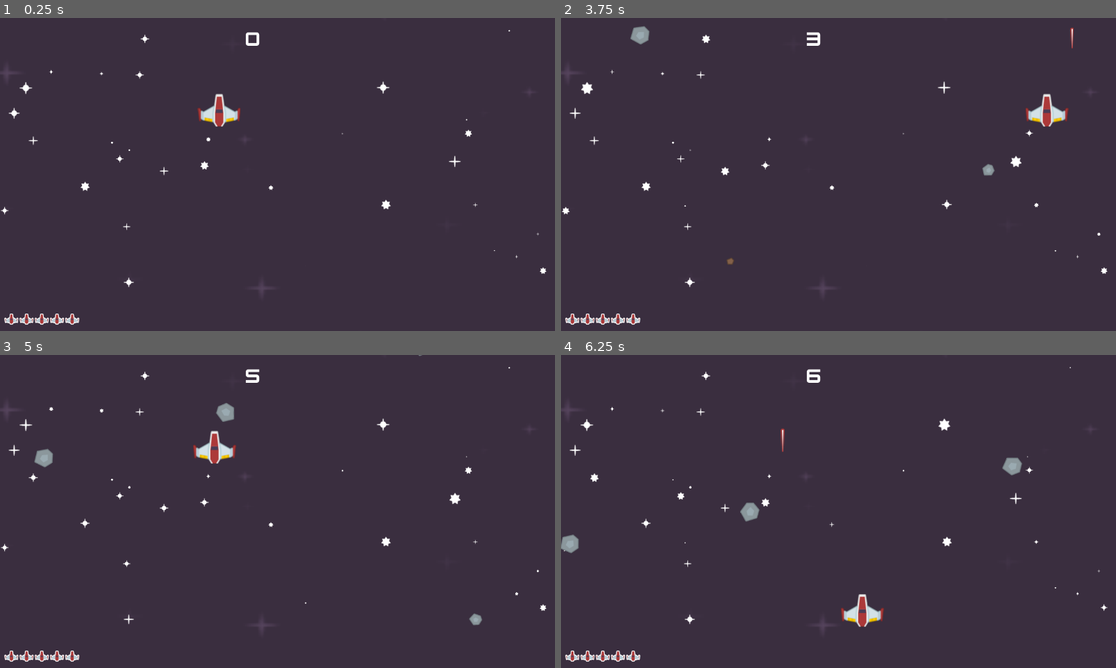
Above: before the commit, frames 1-4 (two rows, left to right).
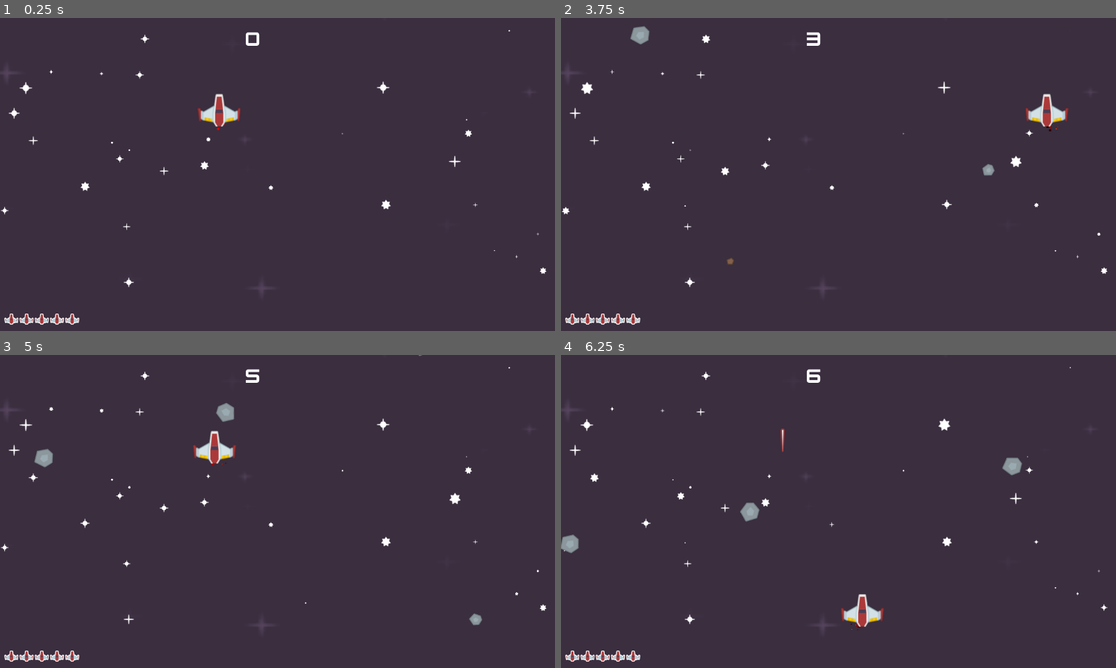
Above: after the commit, the same moments.

Repository: Yrthgze/GodotCrashCourese
Game: Godot game, scene res://Scenes/level.tscn
Two runs of this game, one before a commit and one after it. Both use one fixed random seed, a clock stepped at 60 frames per second and the inputs below.
Inputs:
- Up to frame 1 (0.25 s): no input
- Up to frame 2 (3.75 s): hold Right (right) 0.53-1.28 s; tap Space (shoot) every 0.75 s from 0.6 to 3.6 s; hold Down (down) 1.28-2.03 s; hold Right (right) 2.03-2.78 s; hold Up (up) 2.78-3.53 s; hold Left (left) from 3.53 s (still down)
- Up to frame 3 (5 s): keep holding Left (left); tap Space (shoot) at 4.35 s
- Up to frame 4 (6.25 s): release Left (left) at 5.03 s; hold Down (down) 5.03-5.78 s; tap Space (shoot) at 5.1, 5.85 s; hold Right (right) from 5.78 s (still down)

The runs differ from the first frame. In frame 1, less than 0.1% of the frame differs, in the area x 38-41%, y 33-36%; in frame 2, less than 0.1%, in the area x 87-93%, y 3-37%; in frame 3, less than 0.1%; in frame 4, less than 0.1%.

Commit message:
[GodotCrashCourse]: Music and finishing touches to the crash course

Diff:
--- a/CrashCourse#1/Scenes/game_over_ui.gd
+++ b/CrashCourse#1/Scenes/game_over_ui.gd
@@ -4,6 +4,7 @@
 
 func _ready():
 	$CenterContainer/VBoxContainer/Score.text = "Score: " + str(Global.score)
+	$AudioStreamPlayer2D.play()
 
 # Called every frame. 'delta' is the elapsed time since the previous frame.
 func restart_game():
--- a/CrashCourse#1/Scenes/game_over_ui.tscn
+++ b/CrashCourse#1/Scenes/game_over_ui.tscn
@@ -1,8 +1,9 @@
-[gd_scene load_steps=4 format=3 uid="uid://4xkptdty5ym8"]
+[gd_scene load_steps=5 format=3 uid="uid://4xkptdty5ym8"]
 
 [ext_resource type="Script" path="res://Scenes/game_over_ui.gd" id="1_pvopl"]
 [ext_resource type="FontFile" uid="uid://dh4l4fteo2ukx" path="res://kenney_space-shooter-redux/Bonus/kenvector_future.ttf" id="1_qcdod"]
 [ext_resource type="PackedScene" uid="uid://c2bdim0jap4ia" path="res://Scenes/level.tscn" id="2_lbmx8"]
+[ext_resource type="AudioStream" uid="uid://myvwnqrlnh80" path="res://kenney_space-shooter-redux/Bonus/sfx_lose.ogg" id="4_85pgg"]
 
 [node name="GameOverUI" type="CanvasLayer"]
 script = ExtResource("1_pvopl")
@@ -66,3 +67,6 @@
 theme_override_fonts/font = ExtResource("1_qcdod")
 theme_override_font_sizes/font_size = 20
 text = "Space to start again"
+
+[node name="AudioStreamPlayer2D" type="AudioStreamPlayer2D" parent="."]
+stream = ExtResource("4_85pgg")
--- a/CrashCourse#1/Scenes/level.gd
+++ b/CrashCourse#1/Scenes/level.gd
@@ -11,6 +11,7 @@
 func _ready():
 	meteor_list = $Meteors
 	laser_list = $Lasers
+	$ReadyAudio.play()
 
 func _on_meteor_timer_timeout():
 	var new_meteor = meteor_scene.instantiate()
@@ -21,6 +22,8 @@
 func _manage_health():
 	if health <= 0:
 		get_tree().change_scene_to_file("res://Scenes/game_over_ui.tscn")
+	elif  health == 1:
+		$ShieldDown.play()
 
 func _on_meteor_collision():
 	health -= 1
--- a/CrashCourse#1/Scenes/level.tscn
+++ b/CrashCourse#1/Scenes/level.tscn
@@ -9,6 +9,8 @@
 [ext_resource type="Script" path="res://Scenes/Star.gd" id="6_ee2f4"]
 [ext_resource type="Texture2D" uid="uid://7qnyryvcrq40" path="res://kenney_space-shooter-redux/PNG/Effects/star3.png" id="7_copic"]
 [ext_resource type="PackedScene" uid="uid://de1srgrpeoiv3" path="res://Scenes/ui.tscn" id="9_b8hdo"]
+[ext_resource type="AudioStream" uid="uid://c1asjesuvaj8i" path="res://kenney_space-shooter-redux/Bonus/sfx_shieldUp.ogg" id="10_hvja6"]
+[ext_resource type="AudioStream" uid="uid://qtus7wmhl1k4" path="res://kenney_space-shooter-redux/Bonus/sfx_shieldDown.ogg" id="11_ibb3k"]
 
 [sub_resource type="SpriteFrames" id="SpriteFrames_b38ce"]
 animations = [{
@@ -296,5 +298,14 @@
 
 [node name="UI" parent="." instance=ExtResource("9_b8hdo")]
 
+[node name="ReadyAudio" type="AudioStreamPlayer2D" parent="."]
+stream = ExtResource("10_hvja6")
+volume_db = 4.457
+pitch_scale = 1.37
+
+[node name="ShieldDown" type="AudioStreamPlayer2D" parent="."]
+stream = ExtResource("11_ibb3k")
+pitch_scale = 0.6
+
 [connection signal="Laser" from="Player" to="." method="_on_player_laser"]
 [connection signal="timeout" from="MeteorTimer" to="." method="_on_meteor_timer_timeout"]
--- a/CrashCourse#1/Scenes/meteor.gd
+++ b/CrashCourse#1/Scenes/meteor.gd
@@ -5,6 +5,7 @@
 var speed = rng.randi_range(10, 400)
 var rotation_speed = rng.randf_range(-0.1, 0.1)
 var direction_change = rng.randf_range(-0.5, 0.5)
+var can_collide = true
 
 signal collision
 
@@ -29,9 +30,15 @@
 	rotation += rotation_speed
 
 func _on_body_entered(_body):
-	collision.emit()
+	if can_collide:
+		collision.emit()
+		$MeteorCollideShip.play()
 
 #laser enter
 func _on_area_entered(area):
 	area.queue_free()
+	can_collide = false
+	$MeteorCollideLaser.play()
+	$Sprite2D.hide()
+	await get_tree().create_timer(1).timeout
 	queue_free()
--- a/CrashCourse#1/Scenes/meteor.tscn
+++ b/CrashCourse#1/Scenes/meteor.tscn
@@ -1,7 +1,9 @@
-[gd_scene load_steps=4 format=3 uid="uid://d17pg0xweqvq5"]
+[gd_scene load_steps=6 format=3 uid="uid://d17pg0xweqvq5"]
 
 [ext_resource type="Texture2D" uid="uid://dj0ibgpbi6213" path="res://kenney_space-shooter-redux/PNG/Meteors/meteorBrown_med1.png" id="1_dri8o"]
 [ext_resource type="Script" path="res://Scenes/meteor.gd" id="1_fxur6"]
+[ext_resource type="AudioStream" uid="uid://dci8irr2i5hfl" path="res://kenney_space-shooter-redux/Bonus/sfx_twoTone.ogg" id="3_e4u2u"]
+[ext_resource type="AudioStream" uid="uid://qtus7wmhl1k4" path="res://kenney_space-shooter-redux/Bonus/sfx_shieldDown.ogg" id="4_cgq54"]
 
 [sub_resource type="CircleShape2D" id="CircleShape2D_2pxyi"]
 radius = 21.0
@@ -18,5 +20,17 @@
 position = Vector2(1, -1)
 shape = SubResource("CircleShape2D_2pxyi")
 
+[node name="MeteorCollideShip" type="AudioStreamPlayer2D" parent="."]
+stream = ExtResource("3_e4u2u")
+volume_db = 14.114
+pitch_scale = 0.34
+
+[node name="MeteorCollideLaser" type="AudioStreamPlayer2D" parent="."]
+stream = ExtResource("4_cgq54")
+pitch_scale = 0.32
+attenuation = 0.203063
+max_polyphony = 8
+panning_strength = 1.34
+
 [connection signal="area_entered" from="." to="." method="_on_area_entered"]
 [connection signal="body_entered" from="." to="." method="_on_body_entered"]
--- a/CrashCourse#1/Scenes/player.gd
+++ b/CrashCourse#1/Scenes/player.gd
@@ -10,6 +10,7 @@
 
 func shoot():
 	Laser.emit($LaserStartPos.global_position)
+	$LaserSound.play()
 
 # Called every frame. 'delta' is the elapsed time since the previous frame.
 func _process(_delta):
--- a/CrashCourse#1/Scenes/player.tscn
+++ b/CrashCourse#1/Scenes/player.tscn
@@ -1,11 +1,51 @@
-[gd_scene load_steps=3 format=3 uid="uid://cbm33s2g6slvb"]
+[gd_scene load_steps=12 format=3 uid="uid://cbm33s2g6slvb"]
 
 [ext_resource type="Script" path="res://Scenes/player.gd" id="1_acyul"]
 [ext_resource type="Texture2D" uid="uid://r0ic7c1pw2ug" path="res://kenney_space-shooter-redux/PNG/playerShip1_red.png" id="1_vkdja"]
+[ext_resource type="AudioStream" uid="uid://bg8kkpkesu5v6" path="res://kenney_space-shooter-redux/Bonus/sfx_laser1.ogg" id="3_k0fn5"]
+
+[sub_resource type="Gradient" id="Gradient_hf48m"]
+
+[sub_resource type="GradientTexture1D" id="GradientTexture1D_tqe3q"]
+gradient = SubResource("Gradient_hf48m")
+
+[sub_resource type="Gradient" id="Gradient_8bcny"]
+colors = PackedColorArray(0.52549, 0, 0, 1, 0.909804, 0.733333, 0, 1)
+
+[sub_resource type="GradientTexture1D" id="GradientTexture1D_waw24"]
+gradient = SubResource("Gradient_8bcny")
+
+[sub_resource type="CurveTexture" id="CurveTexture_c7keh"]
+
+[sub_resource type="Curve" id="Curve_30y4y"]
+_data = [Vector2(0, 1), 0.0, 0.0, 0, 0, Vector2(0.802005, 0.44535), 0.0, 0.0, 0, 0]
+point_count = 2
+
+[sub_resource type="CurveTexture" id="CurveTexture_kpw8e"]
+curve = SubResource("Curve_30y4y")
+
+[sub_resource type="ParticleProcessMaterial" id="ParticleProcessMaterial_gnua2"]
+particle_flag_disable_z = true
+emission_shape = 1
+emission_sphere_radius = 12.42
+gravity = Vector3(0, 20, 0)
+scale_min = 5.0
+scale_max = 5.0
+scale_curve = SubResource("CurveTexture_kpw8e")
+color = Color(1, 0.172549, 0.12549, 1)
+color_ramp = SubResource("GradientTexture1D_waw24")
+color_initial_ramp = SubResource("GradientTexture1D_tqe3q")
+emission_curve = SubResource("CurveTexture_c7keh")
 
 [node name="Player" type="CharacterBody2D"]
 collision_mask = 6
 script = ExtResource("1_acyul")
+
+[node name="GPUParticles2D" type="GPUParticles2D" parent="."]
+position = Vector2(0, 38)
+process_material = SubResource("ParticleProcessMaterial_gnua2")
+lifetime = 0.1
+speed_scale = 2.0
 
 [node name="PlayerImage" type="Sprite2D" parent="."]
 texture = ExtResource("1_vkdja")
@@ -20,4 +60,7 @@
 [node name="LaserTimer" type="Timer" parent="."]
 wait_time = 0.5
 
+[node name="LaserSound" type="AudioStreamPlayer2D" parent="."]
+stream = ExtResource("3_k0fn5")
+
 [connection signal="timeout" from="LaserTimer" to="." method="_on_laser_timer_timeout"]
Not shown: 1 places in CrashCourse#1/Scenes/level.tscn that only renumber resources
